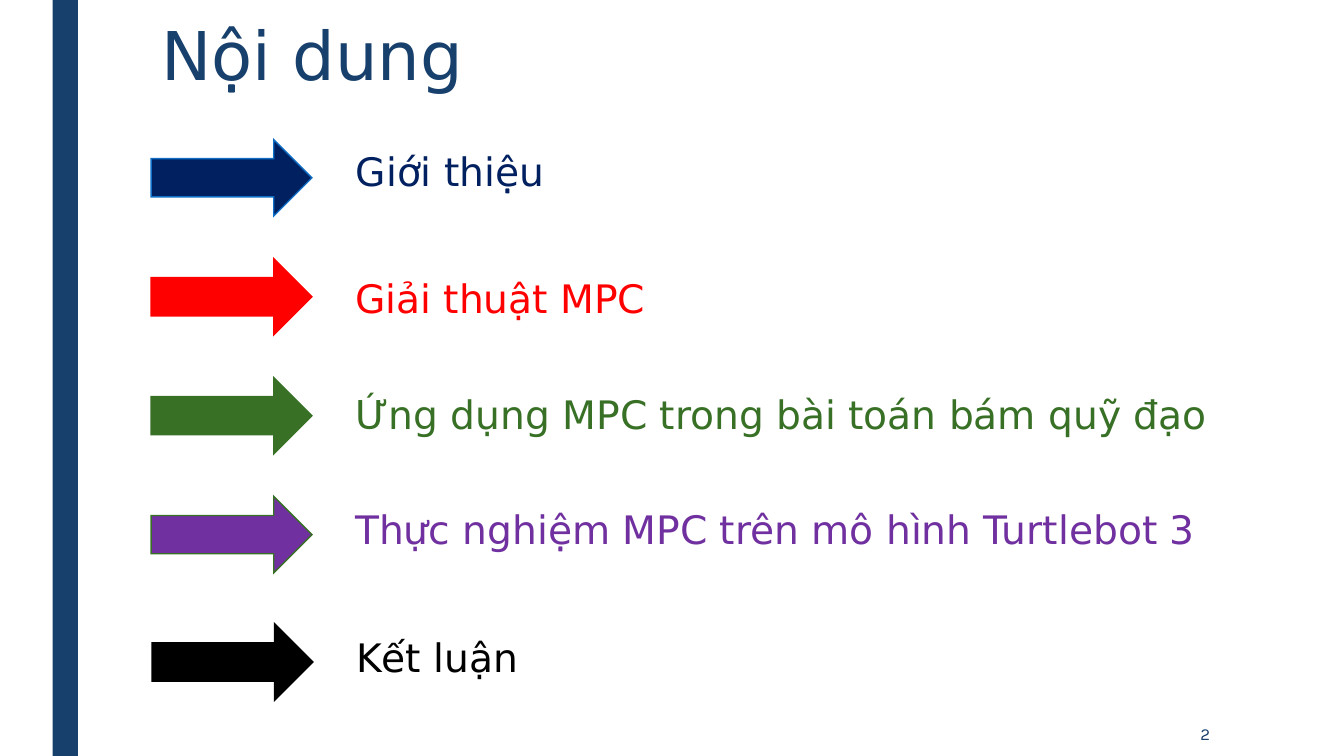
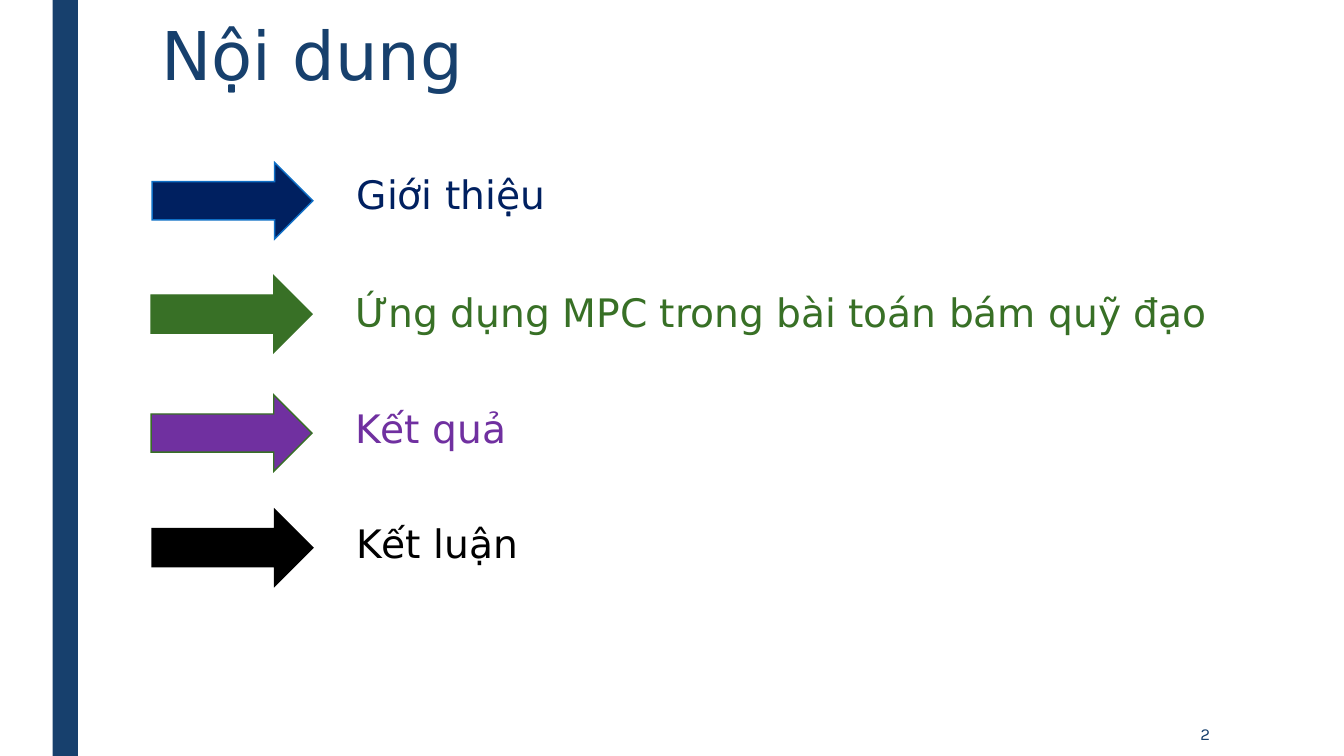
Before and after one commit to HN29/MPC_Planner, a slide deck: slide 2 of Slide_MPC_Planner.pptx. Drawn at 1344x756 pixels with LibreOffice and Linux fonts; fonts in the diff are those of the drawing. Boxes give left, top, right and bottom in pixels: in the first picture for what was removed or moved away, otherwise in the second. Text is boxed around its words. In the diff, an @@ line names an element or a change of style, - is before the commit and + after.

```diff
--- a/Slide_MPC_Planner.pptx
+++ b/Slide_MPC_Planner.pptx
@@ right arrow: place and size @@
-right arrow at bbox=[151, 139, 313, 216]
+right arrow at bbox=[152, 162, 314, 239]
@@ text "Giới thiệu": place and size @@
-text "Giới thiệu" at bbox=[356, 154, 544, 194]
+text "Giới thiệu" at bbox=[357, 177, 545, 217]
@@ right arrow removed at bbox=[151, 259, 313, 336] @@
@@ text removed at bbox=[355, 281, 645, 321] @@
-Giải thuật MPC
@@ 2 right arrows, 1 text: place and size @@
-2 right arrows, 1 text at bbox=[151, 378, 1207, 574]
+2 right arrows, 1 text at bbox=[151, 276, 1207, 472]
@@ text at bbox=[355, 411, 507, 451]: text changed @@
-Thực nghiệm MPC trên mô hình Turtlebot 3
+Kết quả
@@ right arrow: place and size @@
-right arrow at bbox=[152, 624, 314, 701]
+right arrow at bbox=[152, 509, 314, 586]
@@ text "Kết luận": place and size @@
-text "Kết luận" at bbox=[356, 640, 518, 680]
+text "Kết luận" at bbox=[356, 526, 518, 566]
```
Also in this commit, not shown: 3 other slides changed, 26 other files.
